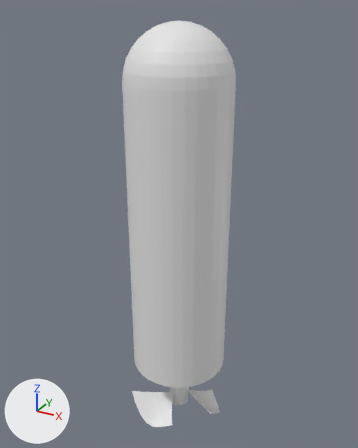
An edit to the glTF model initial-t/Assets/Torpedo.glb, drawn before and after from the same camera.
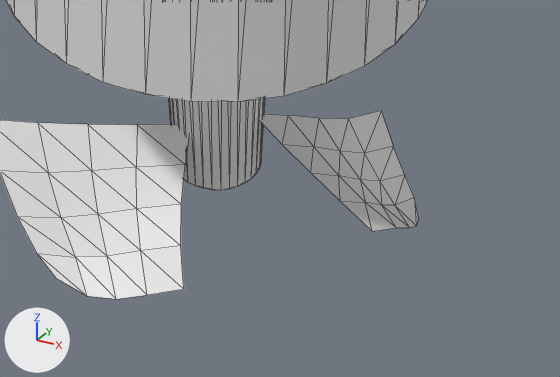
There are two pictures of each version: one whole from a camera (50 mm lens) standing at (4.36, -7.93, 2.23) and looking at (-0.09, 0.16, -1.81), one close up on the part from 38% to 69% of the width and 82% to 99% of the height. Arrows for +X, +Y and +Z are at lower left; the lights stay in place. The close-ups show mesh edges as thin lines. Vertices at the same position are counted once.

Objects in the first close-up: 'Torpedo 1', 'Torpedo 2'.
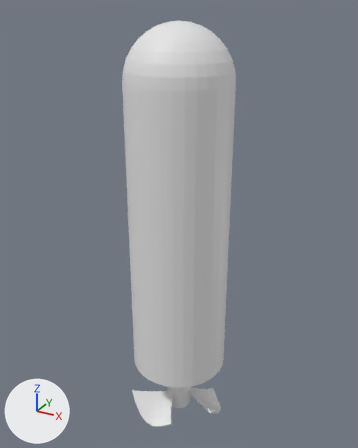
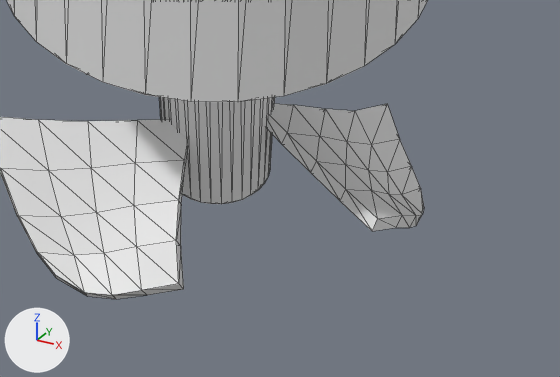
Location of each change, (x1, y1, x2, y2) in pixels of the close-ups (560 x 377 px):
'Torpedo 2', reshaped
    before: (0, 99, 418, 299)
    after: (0, 97, 424, 299)
part 1 of me_plane, rebuilt
    before: (169, 99, 265, 190)
    after: (159, 97, 275, 204)
part 2 of me_plane, added
    after: (266, 104, 424, 231)
part 3 of me_plane, added
    after: (0, 117, 187, 299)

The change in detail:
me_plane is used by ob_torpedo_2; location (0.0, 0.0, -5.764); scale (0.5, 0.5, -0.5).
me_plane had 139 vertices, 220 faces and spanned x -1.74..2.07, y -1.86..2.16, z -3.09..1.14.
me_plane now has 214 vertices, 382 faces and spans x -1.74..2.09, y -1.91..2.16, z -3.17..1.14.
me_plane part 1: the loose piece of 64 vertices spanning x -0.6..0.6, y -0.6..0.6, z -3.09..0.91 is rebuilt with 64 vertices and now spans x -0.69..0.69, y -0.69..0.69, z -3.17..1.0.
Part 2, on me_plane:
25 vertices are added at x 0.36..2.09, y -0.78..1.28, z 0.05..1.04.
64 new faces join them.
Part 3, on me_plane:
25 vertices are added at x -1.69..0.52, y -1.91..-0.37, z 0.05..1.04.
64 new faces join them.
